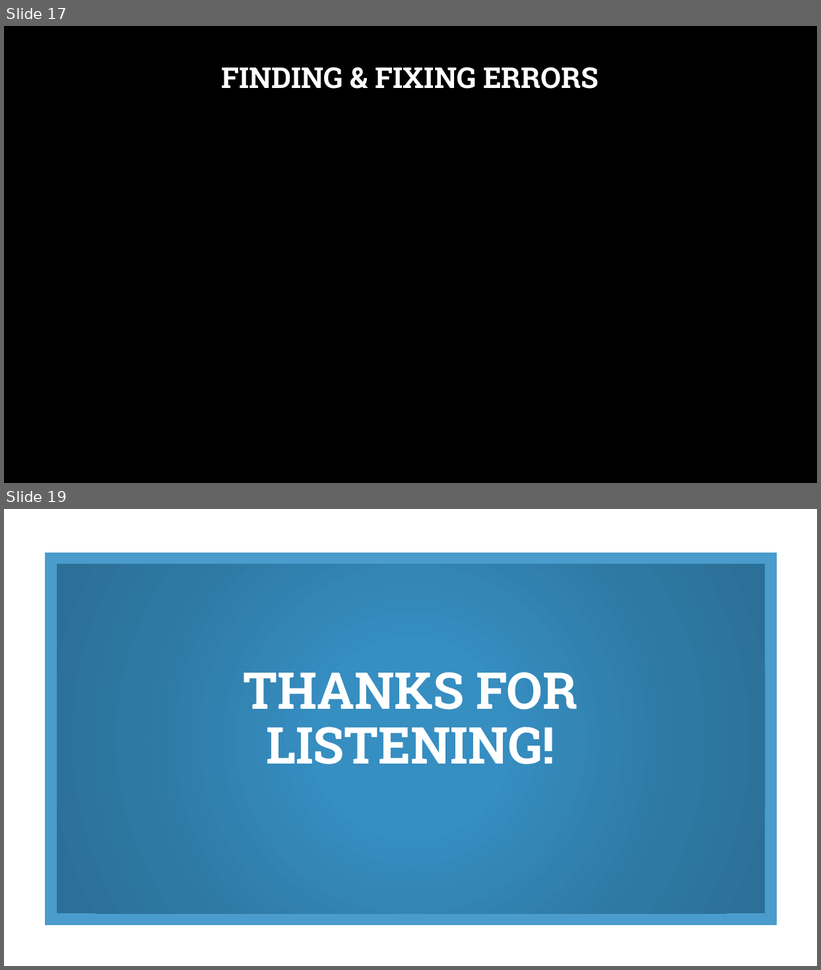
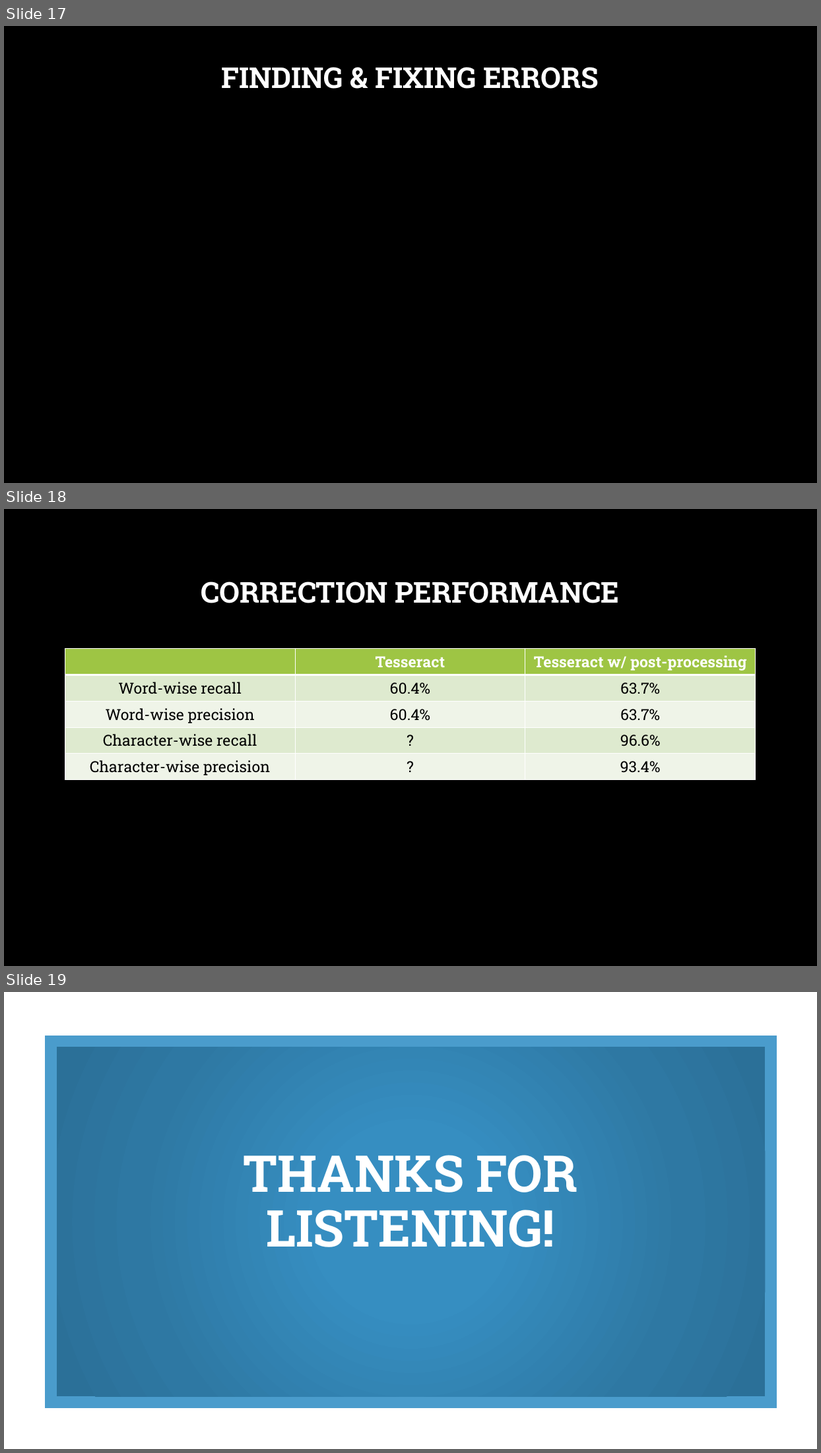
Before and after one commit to TZstatsADS/Fall2018-Project4-sec2-grp3, a slide deck: output/Project4_presentation.pptx. Shown one above the other, each under a label of ours: slides 17 and 19 before the commit, slides 17, 18 and 19 after it; the slides between them are not shown. The pictures are 821x970 and 821x1453 pixels, drawn with LibreOffice and Linux fonts; fonts in the diff are those of the drawing; grey boxes stand for pictures; background and template pictures are left out. Boxes give left, top, right and bottom in pixels: in the first picture for what was removed or moved away, otherwise in the second. Text is boxed around its words. In the diff, an @@ line names an element or a change of style, - is before the commit and + after.

Commit message:
Updated presentation files

```diff
--- a/output/Project4_presentation.pptx
+++ b/output/Project4_presentation.pptx
@@ slide 18 added at [4,509,817,966], background picture (left out) @@
@@ title added at [201,582,619,603], 34 pt, text #FFFFFF, bold @@
+CORRECTION PERFORMANCE
@@ table added at [65,649,755,790], 5 rows, 3 columns @@
+ | Tesseract | Tesseract w/ post-processing
+Word-wise recall | 60.4% | 63.7%
+Word-wise precision | 60.4% | 63.7%
+Character-wise recall | ? | 96.6%
+Character-wise precision | ? | 93.4%
```
Also in this commit, not shown: 1 slide removed, 1 other file.
